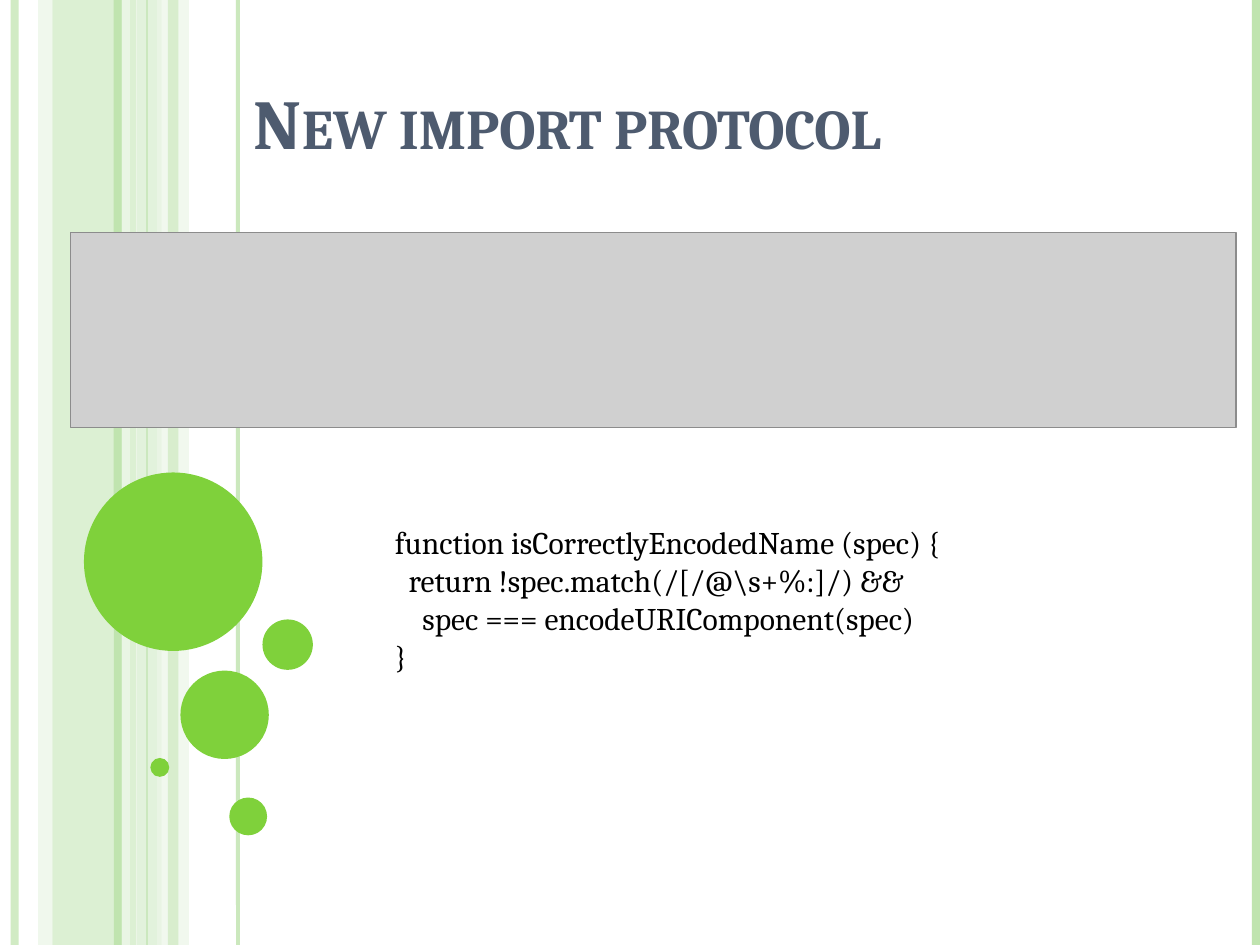
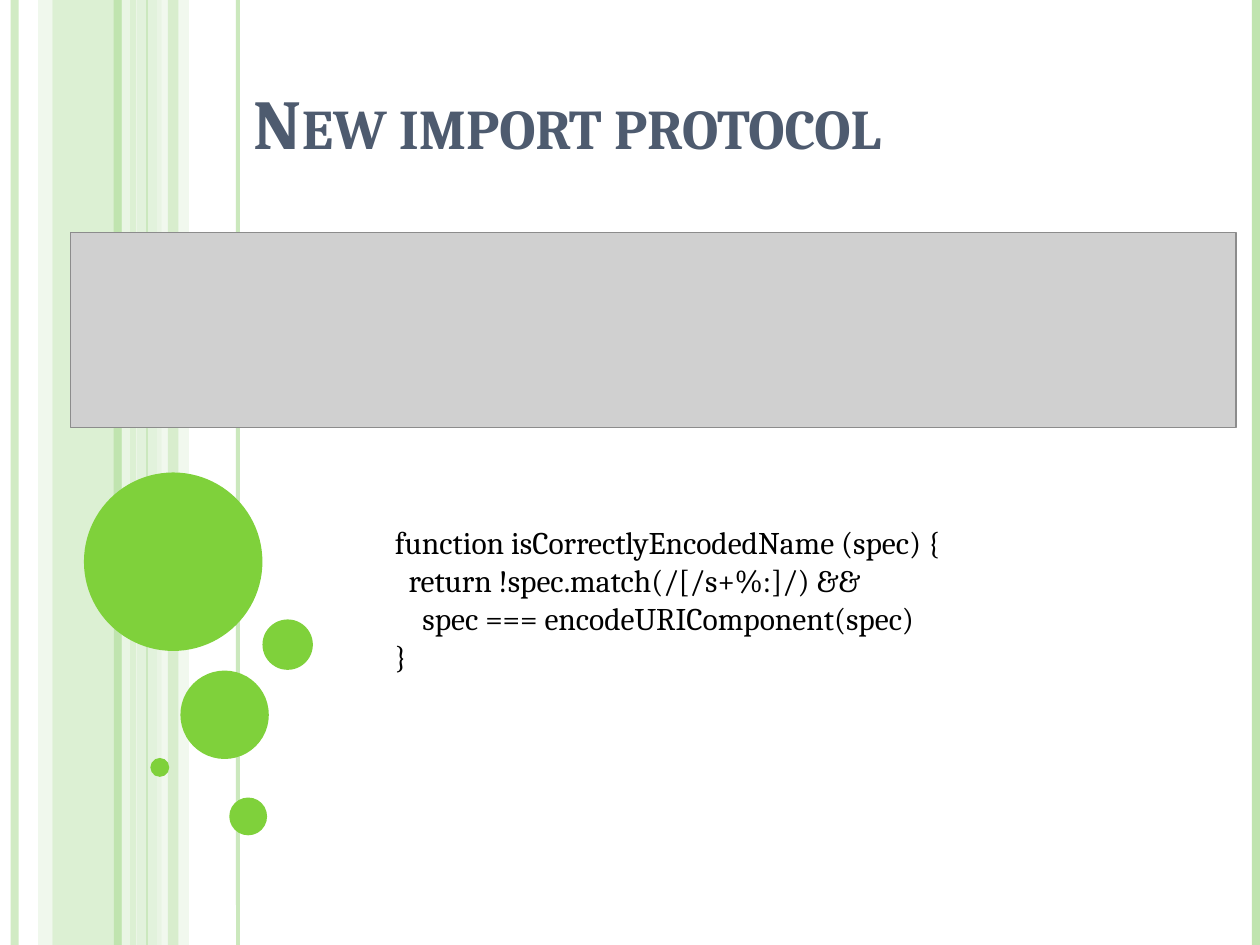
Before and after one commit to ntedgi/infra-meetings, a slide deck: slide 13 of from Node14 to 18_4/Node14-18.powerpoint.pptx (slide 12 before the commit). Drawn at 1260x945 pixels with LibreOffice and Linux fonts; fonts in the diff are those of the drawing; grey boxes stand for pictures. Boxes give left, top, right and bottom in pixels: in the first picture for what was removed or moved away, otherwise in the second. Text is boxed around its words. In the diff, an @@ line names an element or a change of style, - is before the commit and + after.

```diff
--- a/from Node14 to 18_4/Node14-18.powerpoint.pptx
+++ b/from Node14 to 18_4/Node14-18.powerpoint.pptx
@@ text at <box>409,569,810,599</box>: text changed @@
-return !spec.match(/[/@\s+%:]/) &&
+return !spec.match(/[/s+%:]/) &&
```
Also in this commit, not shown: 3 other slides changed, 1 slide added, 11 other files.
